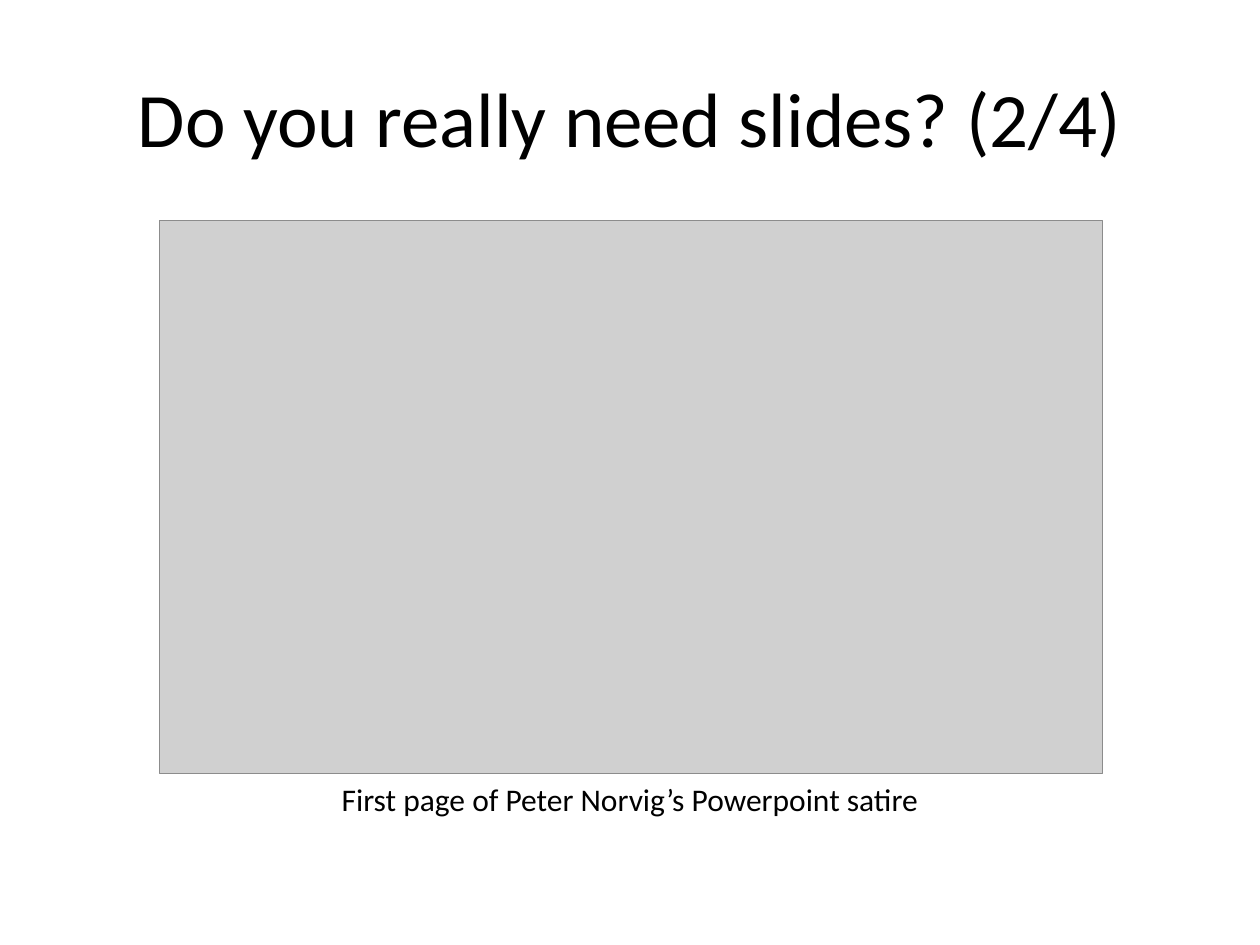
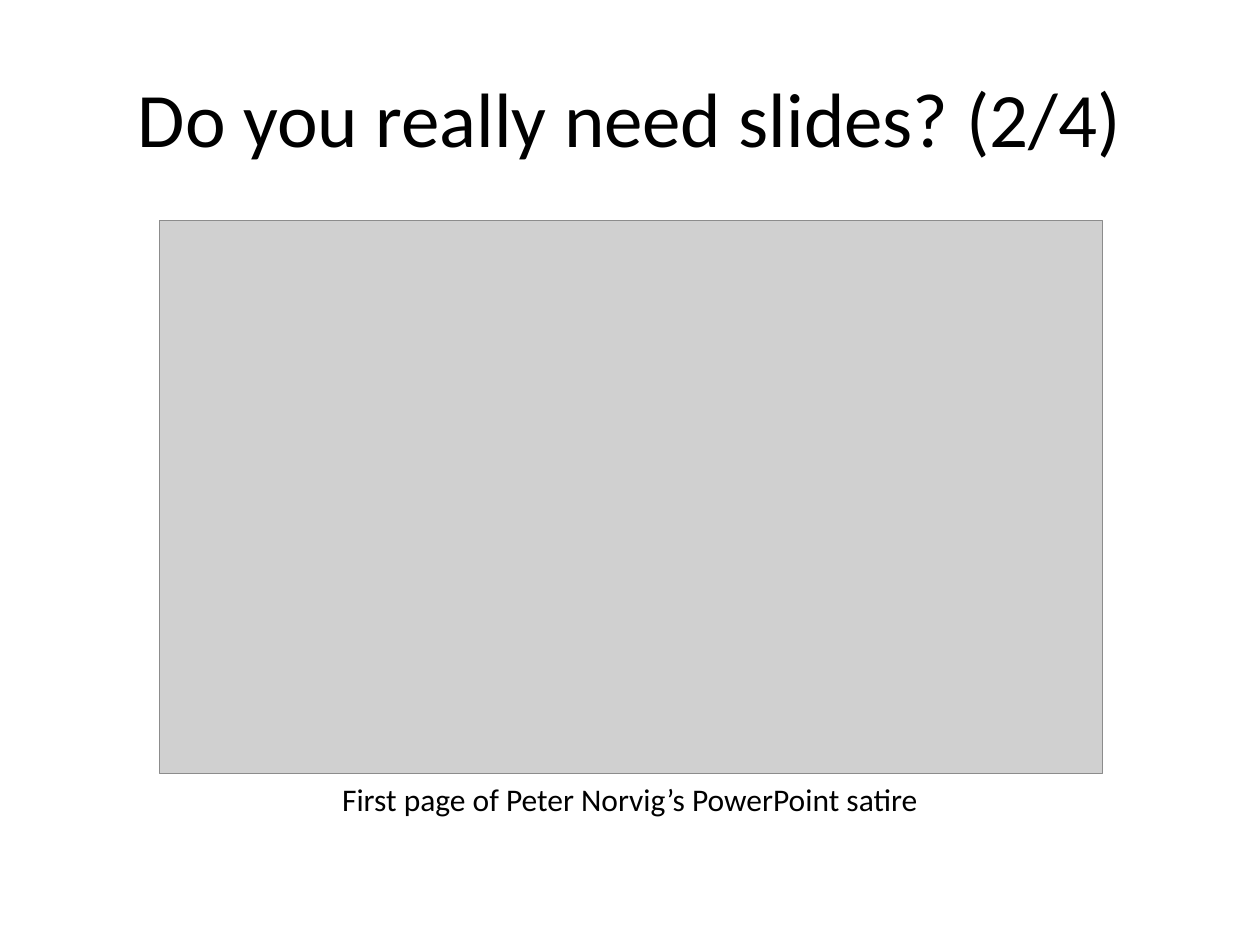
Before and after one commit to pmean/classes, a slide deck: slide 24 of clinical-research-methodology/results/video14-research-talks.pptx. Drawn at 1260x945 pixels with LibreOffice and Linux fonts; fonts in the diff are those of the drawing; grey boxes stand for pictures. Boxes give left, top, right and bottom in pixels: in the first picture for what was removed or moved away, otherwise in the second. Text is boxed around its words. In the diff, an @@ line names an element or a change of style, - is before the commit and + after.

```diff
--- a/clinical-research-methodology/results/video14-research-talks.pptx
+++ b/clinical-research-methodology/results/video14-research-talks.pptx
@@ text at (342,789,917,817): text changed @@
-First page of Peter Norvig’s Powerpoint satire
+First page of Peter Norvig’s PowerPoint satire
```
Also in this commit, not shown: 5 other slides changed, 6 other files.
